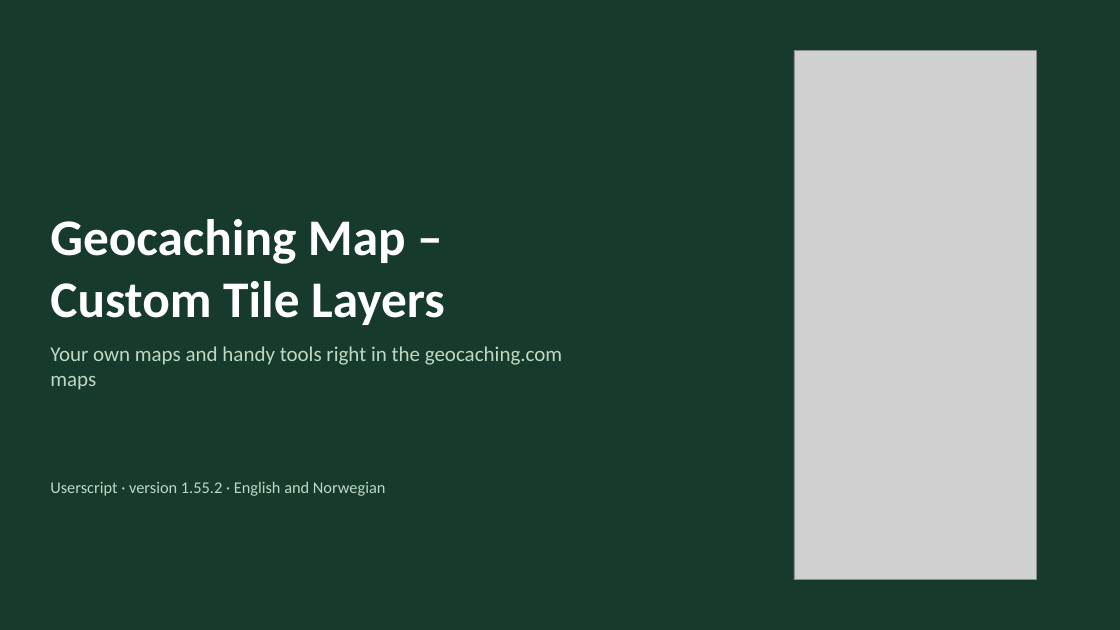
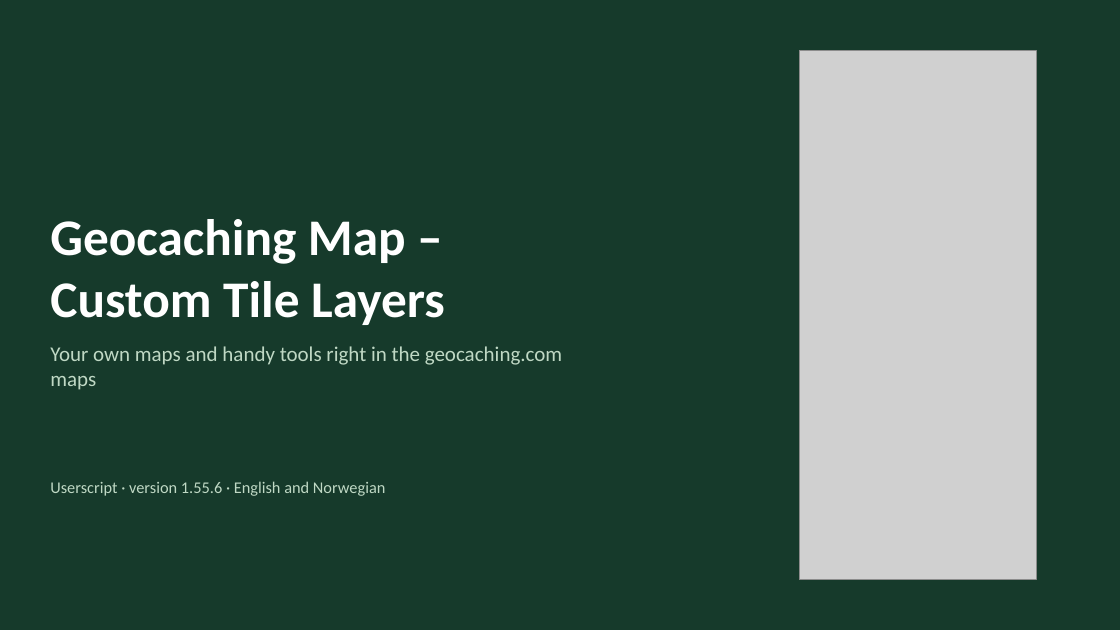
Before and after one commit to knutos/custom-tiles, a slide deck: slide 1 of docs/Geocaching-Map-Custom-Tile-Layers-Presentation.pptx. Drawn at 1120x630 pixels with LibreOffice and Linux fonts; fonts in the diff are those of the drawing; grey boxes stand for pictures. Boxes give left, top, right and bottom in pixels: in the first picture for what was removed or moved away, otherwise in the second. Text is boxed around its words. In the diff, an @@ line names an element or a change of style, - is before the commit and + after.

```diff
--- a/docs/Geocaching-Map-Custom-Tile-Layers-Presentation.pptx
+++ b/docs/Geocaching-Map-Custom-Tile-Layers-Presentation.pptx
@@ picture: place and size @@
-picture at (794,50,1036,580)
+picture at (800,50,1037,580)
@@ text at (50,481,386,496): text changed @@
-Userscript · version 1.55.2 · English and Norwegian
+Userscript · version 1.55.6 · English and Norwegian
```
Also in this commit, not shown: 16 other slides changed, 9 other files.
